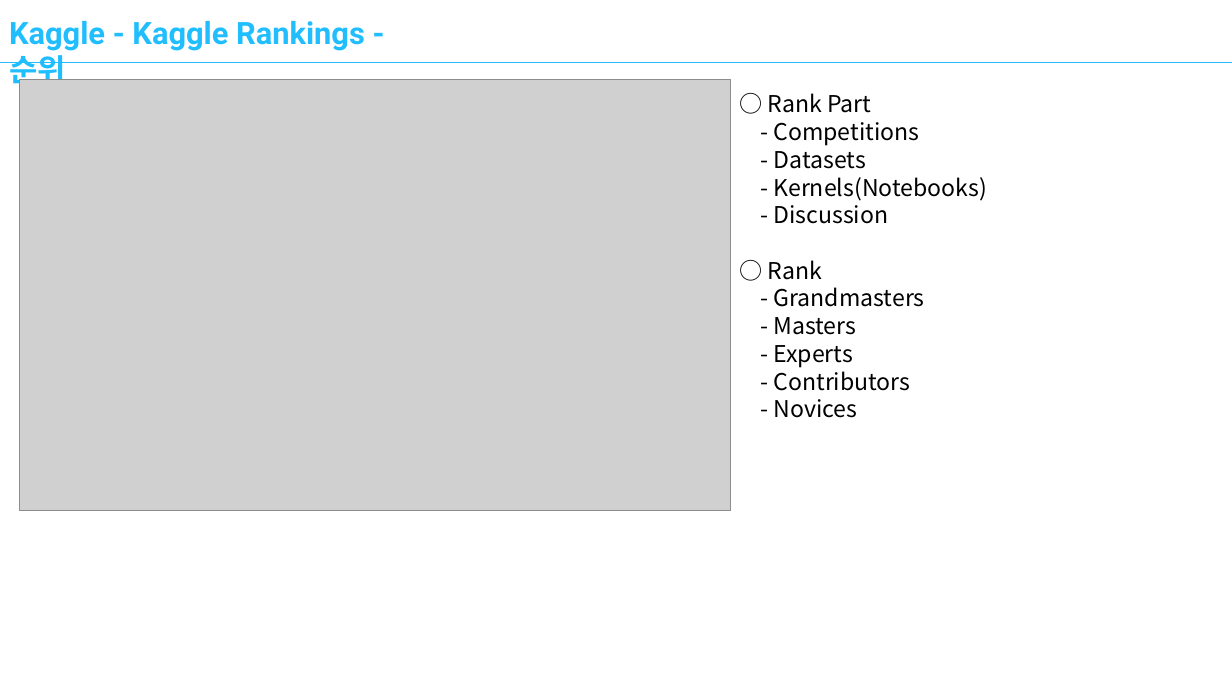
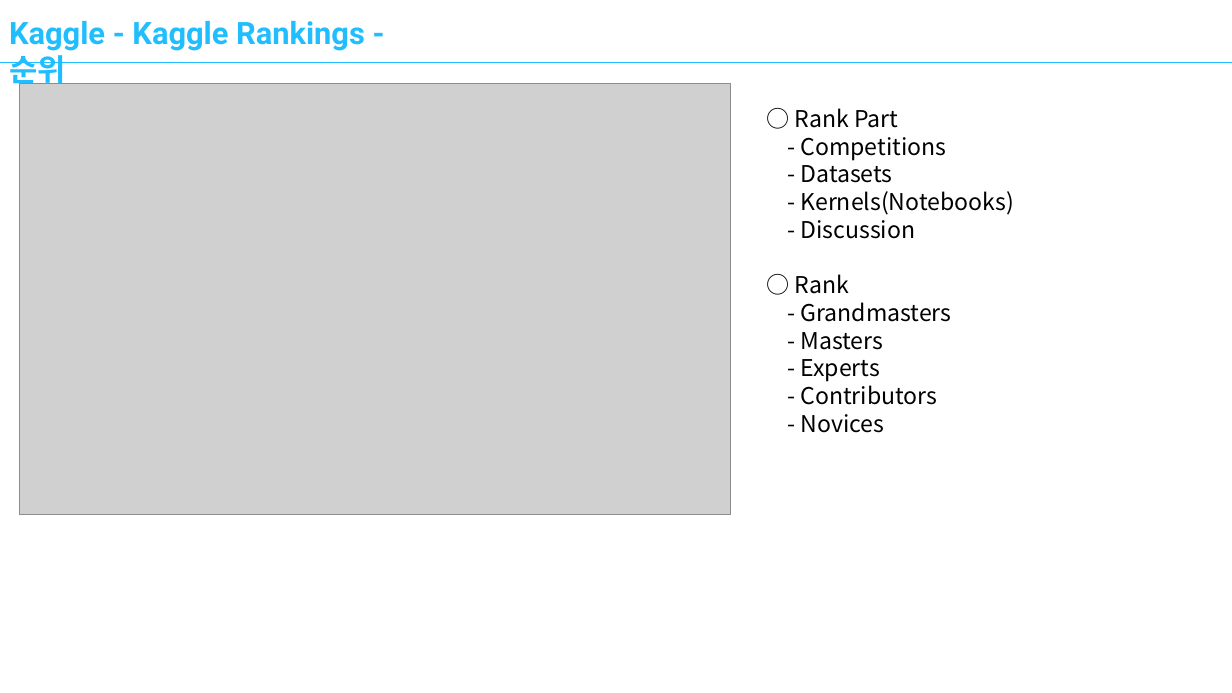
Before and after one commit to kyh5270/GwangyangDevelopersMeeting, a slide deck: slide 7 of Kaggle 소개.pptx. Drawn at 1232x693 pixels with LibreOffice and Linux fonts; fonts in the diff are those of the drawing; grey boxes stand for pictures. Boxes give left, top, right and bottom in pixels: in the first picture for what was removed or moved away, otherwise in the second. Text is boxed around its words. In the diff, an @@ line names an element or a change of style, - is before the commit and + after.

```diff
--- a/Kaggle 소개.pptx
+++ b/Kaggle 소개.pptx
@@ picture: place and size @@
-picture at (19, 79, 730, 511)
+picture at (19, 83, 730, 515)
@@ text "○ Rank Part": place and size @@
-text "○ Rank Part" at (768, 93, 988, 418)
+text "○ Rank Part" at (795, 108, 1014, 433)
```
Also in this commit, not shown: 4 other slides changed.
